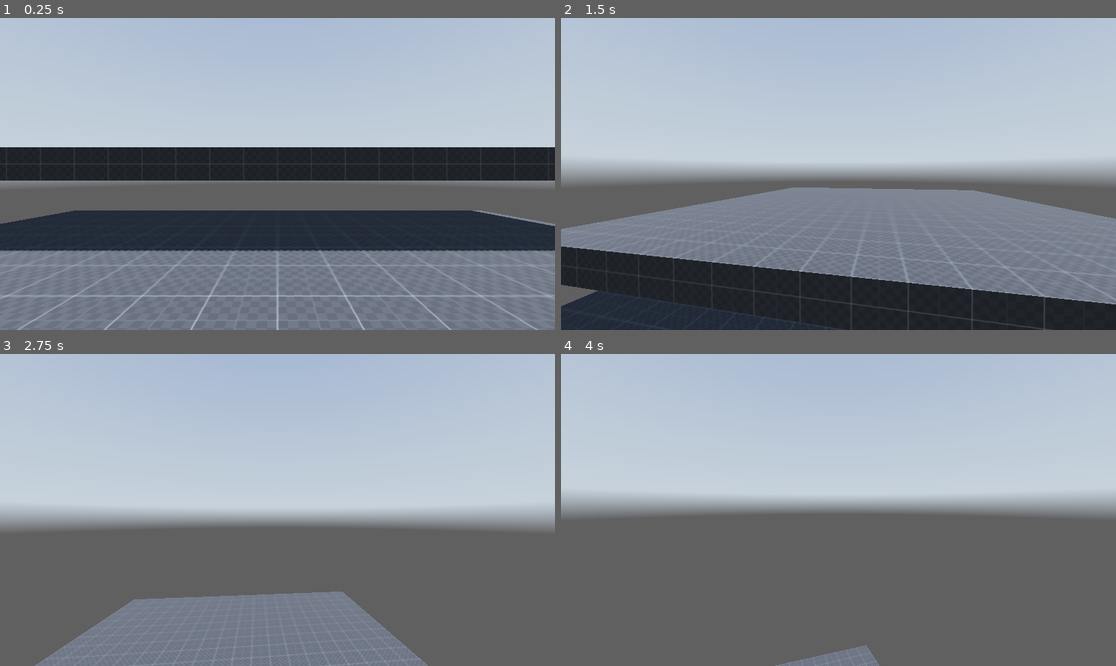
Above: before the commit, frames 1-4 (two rows, left to right).
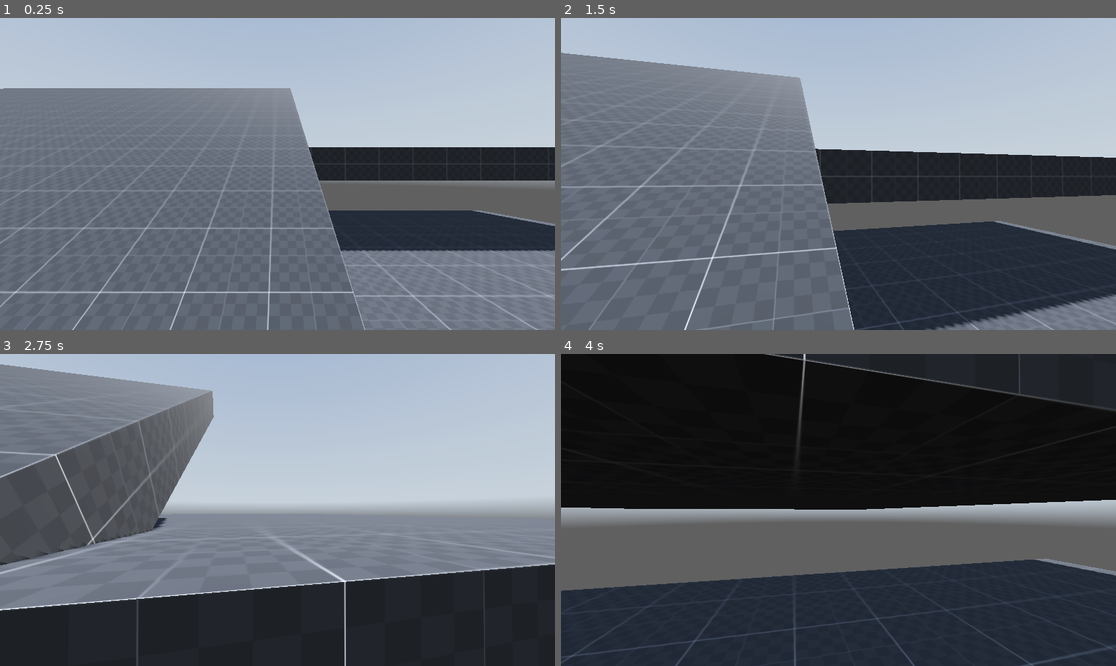
Above: after the commit, the same moments.

Repository: elmoradoo/Reflection
Game: Godot game, scene res://scenes/world.tscn
The game is run twice, just before and just after one commit, with the same random seed, the same clock (stepped at 60 frames per second) and the same inputs. A sky picture missing from this copy of the repository is replaced by a grey-blue gradient.
Inputs (mouse positions are in pixels of both pictures, inside the frame that each line leads up to):
- Up to frame 1 (0.25 s): no input
- Up to frame 2 (1.5 s): tap Enter at 0.5 s; move the mouse to (866, 174) at 0.52 s; hold Ctrl (crouch) 0.53-1.28 s; hold W (forward) from 0.53 s (still down); tap Space (jump) at 0.77, 1.07 s; tap Shift (sprint) at 0.8, 1.35 s; move the mouse to (810, 174) at 1.27 s
- Up to frame 3 (2.75 s): keep holding W (forward); tap Space (jump) at 1.52, 1.55, 1.82, 2.1 s; move the mouse to (288, 503) at 2.02 s; hold Ctrl (crouch) from 2.03 s (still down)
- Up to frame 4 (4 s): keep holding W (forward); move the mouse to (832, 516) at 2.77 s; release Ctrl (crouch) at 2.78 s; tap Ctrl (crouch) at 2.85 s; tap Space (jump) at 3.02, 3.32, 3.77, 3.8 s; tap Shift (sprint) at 3.05 s; move the mouse to (877, 513) at 3.52 s; hold Shift (sprint) from 3.53 s (still down)

The runs differ from the first frame. In frame 1, 33% of the frame differs, in the area x 0-66%, y 22-100%; in frame 2, 58%; in frame 3, 62%; in frame 4, 83%, in the area x 0-100%, y 0-100%.

Commit message:
All player is now on a object so it can be sent by references to other states, inputs are better and movement is state dependant

Diff:
--- a/scenes/world.tscn
+++ b/scenes/world.tscn
@@ -36,6 +36,12 @@
 size = Vector3(20, 1, 20)
 material = SubResource("StandardMaterial3D_lcn1r")
 
+[node name="CSGBox3D3" type="CSGBox3D" parent="stage"]
+transform = Transform3D(1, 0, 0, 0, 0.847826, -0.530274, 0, 0.530274, 0.847826, -9.09999, 2.09845, -6.05984)
+use_collision = true
+size = Vector3(20, 1, 20)
+material = SubResource("StandardMaterial3D_lcn1r")
+
 [node name="env" type="Node3D" parent="."]
 
 [node name="WorldEnvironment" type="WorldEnvironment" parent="env"]
--- a/scripts/player/player.gd
+++ b/scripts/player/player.gd
@@ -2,9 +2,8 @@
 
 #Config vars
 const mouse_sensitivity: float = 0.2
-var gravity = ProjectSettings.get_setting("physics/3d/default_gravity")
 
-# Player object that have all of the player
+# Player object that have all of the player and associated variable
 var player_data_object = preload("res://scripts/player/playerData.gd")
 var player_object
 
@@ -15,6 +14,7 @@
 var crouching_ss = preload("res://scripts/player/states/crouching.gd")
 var sliding_ss = preload("res://scripts/player/states/sliding.gd")
 var jumping_ss = preload("res://scripts/player/states/jumping.gd")
+var airtime_ss = preload("res://scripts/player/states/airtime.gd")
 
 #And associated variables
 var idle_state
@@ -23,6 +23,7 @@
 var crouching_state
 var sliding_state
 var jumping_state
+var airtime_state
 
 #Nodes of the current scene
 @onready var player = $"."
@@ -34,17 +35,18 @@
 @onready var camera_3d = $neck/head/Camera3D
 
 #Player states
-
 enum player_states {
 	Idle,
 	Walking,
 	Sprinting,
 	Jumping,
+	AirTime,
 	Crouching,
 	Sliding
 }
 
 var current_state : player_states = player_states.Idle
+
 #Player stats
 const sliding_minimum_velocity: float = 7.0
 
@@ -53,7 +55,6 @@
 var direction: Vector3 = Vector3.ZERO
 
 #Player state
-var free_looking: bool = false
 var input_dir: Vector2 = Vector2.ZERO
 
 func debug_print_player_state():
@@ -71,6 +72,8 @@
 			print("crouching")
 		player_states.Sliding:
 			print("sliding")
+		player_states.AirTime:
+			print("airtime")
 
 func _ready():
 	#Get mouse movement
@@ -83,10 +86,12 @@
 	crouching_state = crouching_ss.new()
 	sliding_state = sliding_ss.new()
 	jumping_state = jumping_ss.new()
+	airtime_state = airtime_ss.new()
 
 	#Init player object
 	player_object = player_data_object.new()
-	player_object.init(velocity, direction, neck, head, standing_collision_shape, crouching_collision_shape)
+	player_object.init(self, input_dir)
+
 	#Give player node to enter script
 	idle_state.init(player_object)
 	walking_state.init(player_object)
@@ -94,17 +99,11 @@
 	crouching_state.init(player_object)
 	sliding_state.init(player_object)
 	jumping_state.init(player_object)
+	airtime_state.init(player_object)
 
 
 func _input(event):
-	if event is InputEventMouseMotion:
-		if free_looking:
-			neck.rotate_y(deg_to_rad(-event.relative.x * mouse_sensitivity))
-			neck.rotation.y = clamp(neck.rotation.y, deg_to_rad(-120), deg_to_rad(120))
-		else:
-			rotate_y(deg_to_rad(-event.relative.x * mouse_sensitivity))
-		head.rotate_x(deg_to_rad(-event.relative.y * mouse_sensitivity))
-		head.rotation.x = clamp(head.rotation.x, deg_to_rad(-89), deg_to_rad(89))
+	player_object.update_event(event)
 
 func inputs_checks(_delta):
 	#Get player inputs
@@ -112,37 +111,74 @@
 
 	if is_on_floor():
 		#If the player can slide
-		if Input.is_action_pressed("crouch") and velocity.length() >= sliding_minimum_velocity:
-			current_state = player_states.Sliding
+		if Input.is_action_pressed("crouch") and player_object.velocity.length() >= sliding_minimum_velocity:
+			set_current_state(player_states.Sliding)
 		#If the player is not sliding and press crouch
 		elif Input.is_action_pressed("crouch") and current_state != player_states.Sliding:
-			current_state = player_states.Crouching
+			set_current_state(player_states.Crouching)
 		#If the player release crouch and has clearance above his head
 		elif Input.is_action_just_released("crouch") and not top_of_head.is_colliding():
-			current_state = player_states.Idle
+			set_current_state(player_states.Idle)
 		#If the player is not pressing anything
 		elif input_dir == Vector2.ZERO and current_state != player_states.Crouching:
-			current_state = player_states.Idle
+			set_current_state(player_states.Idle)
 		#If the player is pressing sprint and moving
-		elif Input.is_action_pressed("sprint") and input_dir != Vector2.ZERO:
-			current_state = player_states.Sprinting
+		elif Input.is_action_pressed("sprint") and input_dir != Vector2.ZERO and current_state:
+			set_current_state(player_states.Sprinting)
 		#If the player is walking
 		elif input_dir != Vector2.ZERO:
-			current_state = player_states.Walking
+			set_current_state(player_states.Walking)
 		#If the player is pressing jump
 		if Input.is_action_just_pressed("jump"):
-			current_state = player_states.Jumping
+			set_current_state(player_states.Jumping)
+	else:
+		set_current_state(player_states.AirTime)
+
+func set_current_state(new_state):
+	#Exit the current state
+	match current_state:
+		player_states.Idle:
+			idle_state.exit()
+		player_states.Walking:
+			walking_state.exit()
+		player_states.Sprinting:
+			sprinting_state.exit()
+		player_states.Jumping:
+			jumping_state.exit()
+		player_states.Crouching:
+			crouching_state.exit()
+		player_states.Sliding:
+			sliding_state.exit()
+	#Update current state
+	current_state = new_state
+	#Enter new state
+	match current_state:
+		player_states.Idle:
+			idle_state.enter()
+		player_states.Walking:
+			walking_state.enter()
+		player_states.Sprinting:
+			sprinting_state.enter()
+		player_states.Jumping:
+			jumping_state.enter()
+		player_states.Crouching:
+			crouching_state.enter()
+		player_states.Sliding:
+			sliding_state.enter()
 
 func _physics_process(delta):
+	#Update player variables
+	player_object.direction = direction
+	player_object.velocity = velocity
+	player_object.delta = delta
+	player_object.transform = transform
+
 	#Get state from inputs
 	inputs_checks(delta)
-	#Add gravity
-	player_object.direction = direction
-	player_object.delta = delta
-	if not is_on_floor():
-		velocity.y -= gravity * delta
+	player_object.input_dir = input_dir
+
+	debug_print_player_state()
 	#Call state function
-	#debug_print_player_state()
 	match current_state:
 		player_states.Idle:
 			idle_state.update()
@@ -156,9 +192,8 @@
 			crouching_state.update()
 		player_states.Sliding:
 			sliding_state.update()
-
+		player_states.AirTime:
+			airtime_state.update()
 	velocity = player_object.velocity
-	#Calculate direction from inputs
-	direction = lerp(direction, (transform.basis * Vector3(input_dir.x, 0, input_dir.y)).normalized(), lerp_speed * delta)
-
+	direction = player_object.direction
 	move_and_slide()
--- a/scripts/player/playerData.gd
+++ b/scripts/player/playerData.gd
@@ -1,28 +1,39 @@
 extends Object
 
-
+var myself
 #Nodes
 var neck
 var head
 var standing_collision_shape
 var crouching_collision_shape
+var transform
 
 
 var velocity: Vector3 = Vector3.ZERO
 var direction: Vector3 = Vector3.ZERO
 var delta
 var current_speed: float = 0.0
+
+var event
+var gravity = ProjectSettings.get_setting("physics/3d/default_gravity")
 var free_looking: bool = false
+const mouse_sensitivity: float = 0.2
+var input_dir: Vector2 = Vector2.ZERO
 
+func init(se, indir):
+	#Nodes and references
+	myself = se
+	self.velocity = myself.velocity
+	self.direction = myself.direction
+	self.standing_collision_shape = myself.standing_collision_shape
+	self.crouching_collision_shape= myself.crouching_collision_shape
+	self.neck = myself.neck
+	self.head = myself.head
+	self.transform = myself.transform
+	self.input_dir = indir
 
-func init(velocity, direction, neck, head, scs, ccs):
-	self.velocity = velocity
-	self.direction = direction
-	self.neck = neck
-	self.head = head
-	self.standing_collision_shape = scs
-	self.crouching_collision_shape= ccs
+func update(del):
+	self.delta = del
 
-func update(delta):
-	self.delta = delta
-	# Update player state variables
+func update_event(e):
+	event = e
--- /dev/null
+++ b/scripts/player/states/airtime.gd
@@ -0,0 +1,16 @@
+extends Node
+
+var player
+const max_speed: float = 5.0
+
+func init(obj):
+	player = obj
+
+func enter():
+	pass
+
+func update():
+	player.velocity.y -= player.gravity * player.delta
+
+func exit():
+	pass
--- a/scripts/player/states/crouching.gd
+++ b/scripts/player/states/crouching.gd
@@ -3,20 +3,29 @@
 var player
 const max_speed: float = 3.0
 var crouching_depth: float = -0.5
+var lerp_speed = 10.0
 
 func init(obj):
 	player = obj
 
-func enter(obj):
-	player = obj
+func enter():
+	pass
+
+func update_event():
+	if player.event is InputEventMouseMotion:
+		player.myself.rotate_y(deg_to_rad(-player.event.relative.x * player.mouse_sensitivity))
+		player.head.rotate_x(deg_to_rad(-player.event.relative.y * player.mouse_sensitivity))
+		player.head.rotation.x = clamp(player.head.rotation.x, deg_to_rad(-89), deg_to_rad(89))
+	player.event = null
 
 func update():
-	#head.position.y = lerp(head.position.y, crouching_depth, lerp_speed * delta)
-	player.head.position.y = crouching_depth
+	update_event()
+	player.head.position.y = lerp(player.head.position.y, crouching_depth, lerp_speed * player.delta)
 	player.standing_collision_shape.disabled = true
 	player.crouching_collision_shape.disabled = false
 	player.velocity.x = player.direction.x * max_speed
 	player.velocity.z = player.direction.z * max_speed
+	player.direction = lerp(player.direction, (player.transform.basis * Vector3(player.input_dir.x, 0, player.input_dir.y)).normalized(), lerp_speed * player.delta)
 
 func exit():
-	print("cleanuip")
+	pass
--- a/scripts/player/states/idle.gd
+++ b/scripts/player/states/idle.gd
@@ -2,22 +2,28 @@
 
 var player
 var lerp_speed = 10.0
-
 func init(obj):
 	player = obj
 
-func enter(obj):
-	player = obj
+func enter():
+	pass
+
+func update_event():
+	if player.event is InputEventMouseMotion:
+		player.myself.rotate_y(deg_to_rad(-player.event.relative.x * player.mouse_sensitivity))
+		player.head.rotate_x(deg_to_rad(-player.event.relative.y * player.mouse_sensitivity))
+		player.head.rotation.x = clamp(player.head.rotation.x, deg_to_rad(-89), deg_to_rad(89))
+	player.event = null
 
 func update():
-	player.free_looking = false
+	update_event()
 	player.neck.rotation.y = lerp(player.neck.rotation.y, 0.0, player.delta * lerp_speed) # ICI 0.0
-	player.head.position.y = 0.0
-	#head.position.y = lerp(head.position.y, 0.0, lerp_speed * delta)
+	player.head.position.y = lerp(player.head.position.y, 0.0, lerp_speed * player.delta)
 	player.standing_collision_shape.disabled = false
 	player.crouching_collision_shape.disabled = true
-	player.velocity.x = move_toward(player.velocity.x, 0, player.current_speed)
-	player.velocity.z = move_toward(player.velocity.z, 0, player.current_speed)
+	player.velocity.x = move_toward(player.velocity.x, 0, lerp_speed)
+	player.velocity.z = move_toward(player.velocity.z, 0, lerp_speed)
+	player.current_speed = player.velocity.length()
 
 func exit():
 	pass
--- a/scripts/player/states/jumping.gd
+++ b/scripts/player/states/jumping.gd
@@ -6,11 +6,20 @@
 func init(obj):
 	player = obj
 
-func enter(obj):
-	player = obj
+func enter():
+	pass
+
+func update_event():
+	if player.event is InputEventMouseMotion:
+		player.myself.rotate_y(deg_to_rad(-player.event.relative.x * player.mouse_sensitivity))
+		player.head.rotate_x(deg_to_rad(-player.event.relative.y * player.mouse_sensitivity))
+		player.head.rotation.x = clamp(player.head.rotation.x, deg_to_rad(-89), deg_to_rad(89))
+	player.event = null
+
 
 func update():
-	player.velocity.y = jump_velocity
+	update_event()
+	player.velocity.y += jump_velocity
 
 func exit():
 	pass
--- a/scripts/player/states/sliding.gd
+++ b/scripts/player/states/sliding.gd
@@ -3,6 +3,7 @@
 var player
 const max_speed: float = 5.0
 var crouching_depth: float = -0.5
+var lerp_speed = 10.0
 
 #Unused
 const sliding_initial_force: float = 9.0
@@ -10,12 +11,12 @@
 func init(obj):
 	player = obj
 
-func enter(obj):
-	player = obj
+func enter():
+	pass
 
 func update():
-	#head.position.y = lerp(head.position.y, crouching_depth, lerp_speed * delta)
-	player.head.position.y = crouching_depth
+	player.head.position.y = lerp(player.head.position.y, crouching_depth, lerp_speed * player.delta)
+	#player.head.position.y = crouching_depth
 	player.free_looking = true
 	player.standing_collision_shape.disabled = true
 	player.crouching_collision_shape.disabled = false
--- a/scripts/player/states/sprinting.gd
+++ b/scripts/player/states/sprinting.gd
@@ -2,16 +2,28 @@
 
 var player
 const max_speed: float = 8.0
+var lerp_speed: float = 10.0
 
 func init(obj):
 	player = obj
 
-func enter(obj):
-	player = obj
+func enter():
+	pass
+
+func update_event():
+	if player.event is InputEventMouseMotion:
+		player.myself.rotate_y(deg_to_rad(-player.event.relative.x * player.mouse_sensitivity))
+		player.head.rotate_x(deg_to_rad(-player.event.relative.y * player.mouse_sensitivity))
+		player.head.rotation.x = clamp(player.head.rotation.x, deg_to_rad(-89), deg_to_rad(89))
+	player.event = null
 
 func update():
+	update_event()
 	player.velocity.x = player.direction.x * max_speed
 	player.velocity.z = player.direction.z * max_speed
+	player.current_speed = player.velocity.length()
+	player.direction = lerp(player.direction, (player.transform.basis * Vector3(player.input_dir.x, 0, player.input_dir.y)).normalized(), lerp_speed * player.delta)
+
 
 func exit():
-	print("cleanuip")
+	pass
--- a/scripts/player/states/walking.gd
+++ b/scripts/player/states/walking.gd
@@ -2,19 +2,28 @@
 
 var player
 const max_speed: float = 5.0
+var lerp_speed: float = 10.0
 
 func init(obj):
 	player = obj
 
-func enter(obj):
-	player = obj
+func enter():
+	pass
+
+func update_event():
+	if player.event is InputEventMouseMotion:
+		player.myself.rotate_y(deg_to_rad(-player.event.relative.x * player.mouse_sensitivity))
+		player.head.rotate_x(deg_to_rad(-player.event.relative.y * player.mouse_sensitivity))
+		player.head.rotation.x = clamp(player.head.rotation.x, deg_to_rad(-89), deg_to_rad(89))
+	player.event = null
+
 
 func update():
+	update_event()
 	player.velocity.x = player.direction.x * max_speed
 	player.velocity.z = player.direction.z * max_speed
-	print(str(player.velocity) + " is " + str(player.direction.z * max_speed))
-	#player.velocity.x = player.direction.x * max_speed
-	#player.velocity.vel.z = player.direction.z * max_speed
+	player.current_speed = player.velocity.length()
+	player.direction = lerp(player.direction, (player.transform.basis * Vector3(player.input_dir.x, 0, player.input_dir.y)).normalized(), lerp_speed * player.delta)
 
 func exit():
-	print("cleanuip")
+	pass
